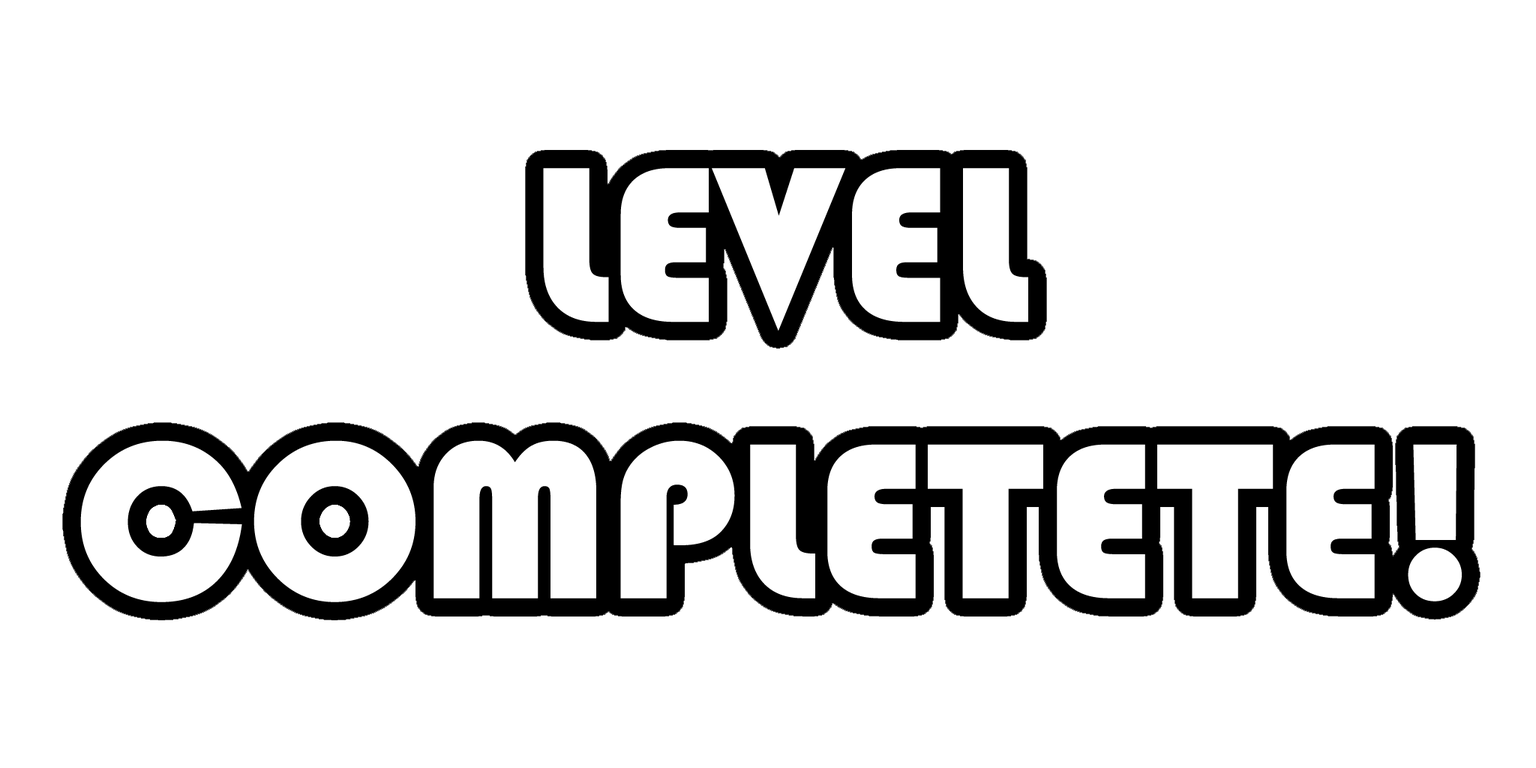
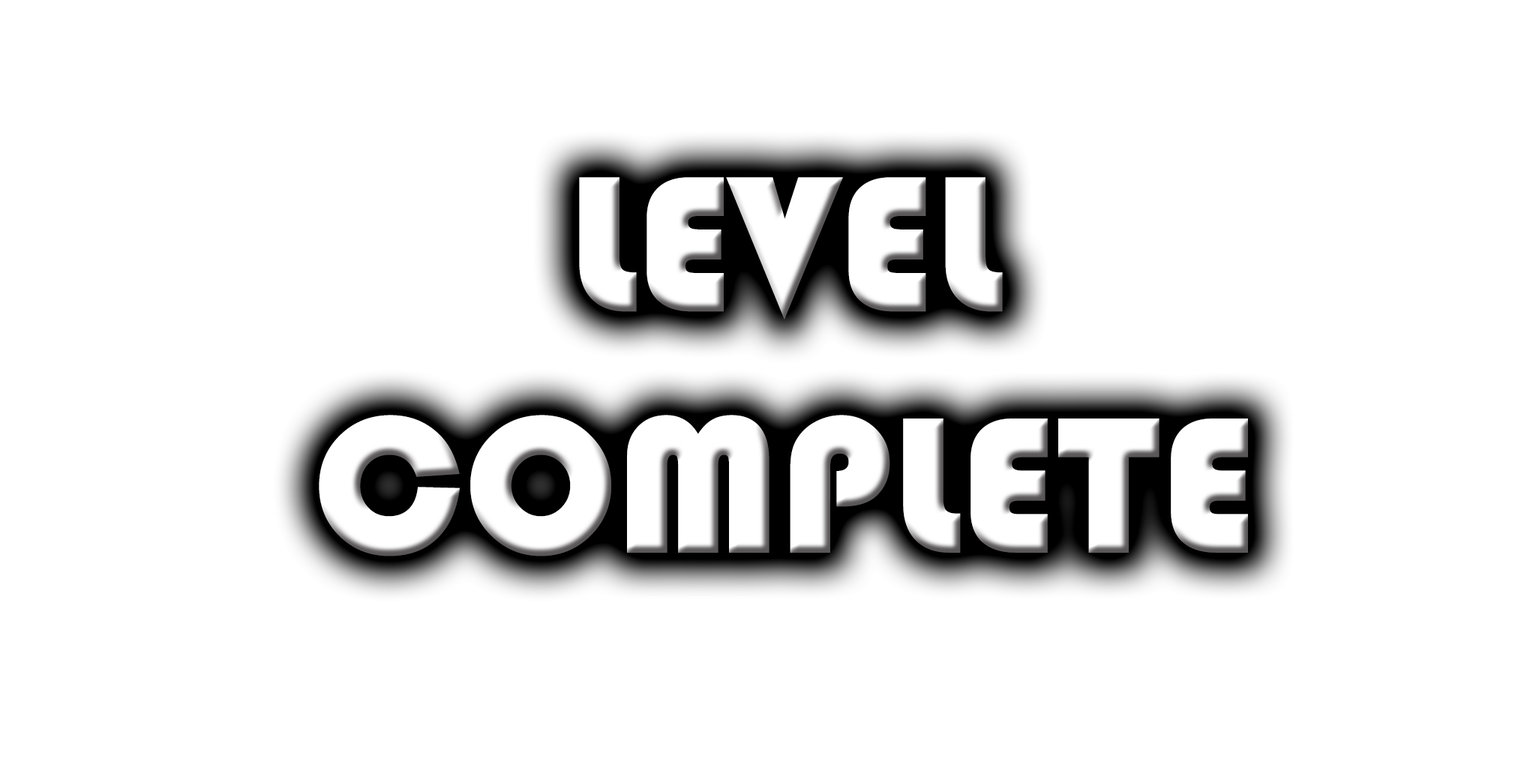
Two versions of the same layered image (1536×768). Layer-by-layer changes:
removed layer "LEVEL COMPLETETE!" over [62, 149, 1481, 621]
added layer "LEVEL COMPLETE" over [318, 176, 1248, 557]
